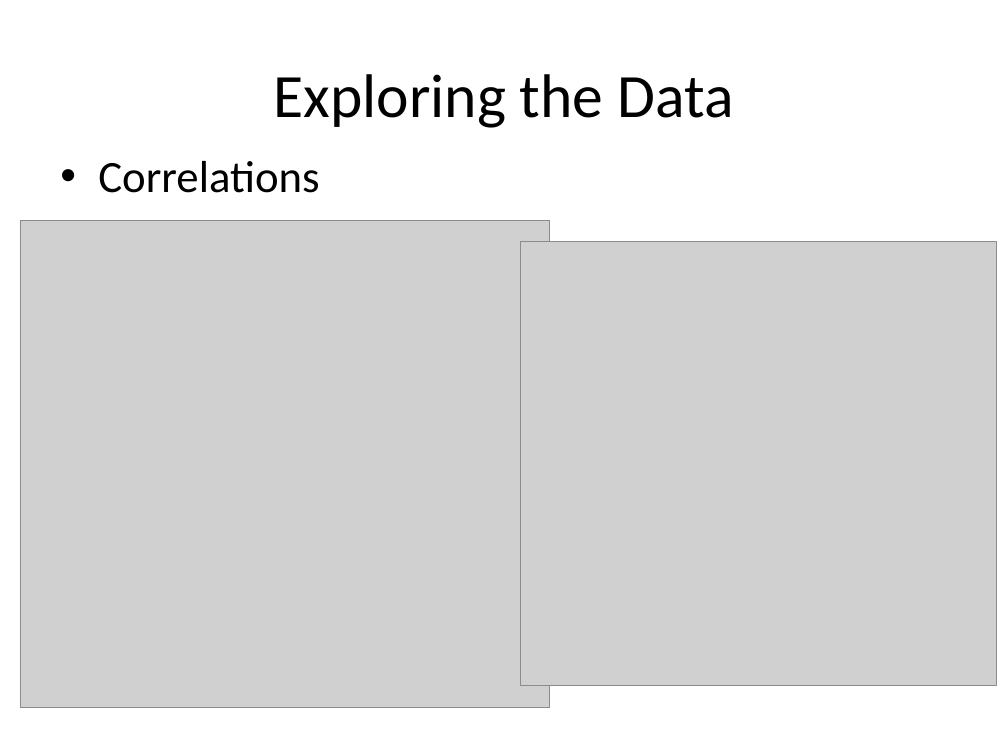
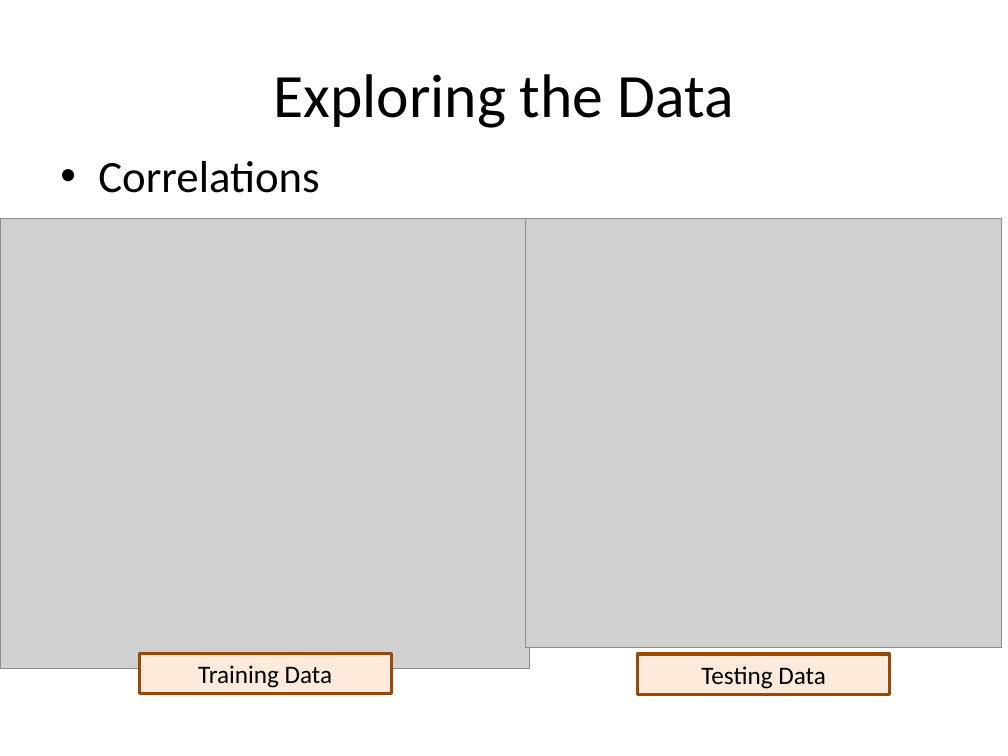
Before and after one commit to hxwang/revenue-prediction, a slide deck: slide 7 of doc/presentation/revenue-prediction.pptx. Drawn at 1008x756 pixels with LibreOffice and Linux fonts; fonts in the diff are those of the drawing; grey boxes stand for pictures. Boxes give left, top, right and bottom in pixels: in the first picture for what was removed or moved away, otherwise in the second. Text is boxed around its words. In the diff, an @@ line names an element or a change of style, - is before the commit and + after.

```diff
--- a/doc/presentation/revenue-prediction.pptx
+++ b/doc/presentation/revenue-prediction.pptx
@@ picture: place and size @@
-picture at [20,220,549,708]
+picture at [1,219,530,669]
@@ picture: place and size @@
-picture at [521,242,997,686]
+picture at [526,219,1002,648]
@@ rectangle added at [139,653,391,694], fill #FDEADA, outline #984807 2.25 pt, 18 pt, text #000000 @@
+Training Data
@@ rectangle added at [638,654,890,695], fill #FDEADA, outline #984807 2.25 pt, 18 pt, text #000000 @@
+Testing Data
```
Also in this commit, not shown: 2 other slides changed, 1 slide added, 1 slide removed, 1 other file.
